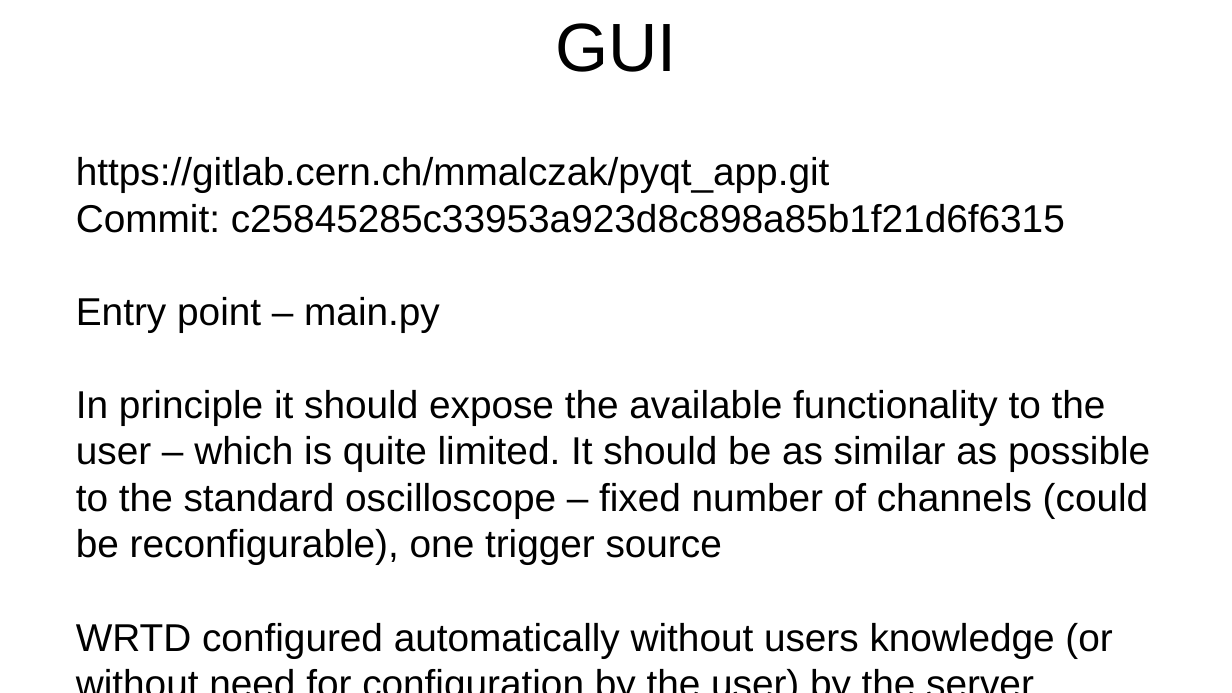
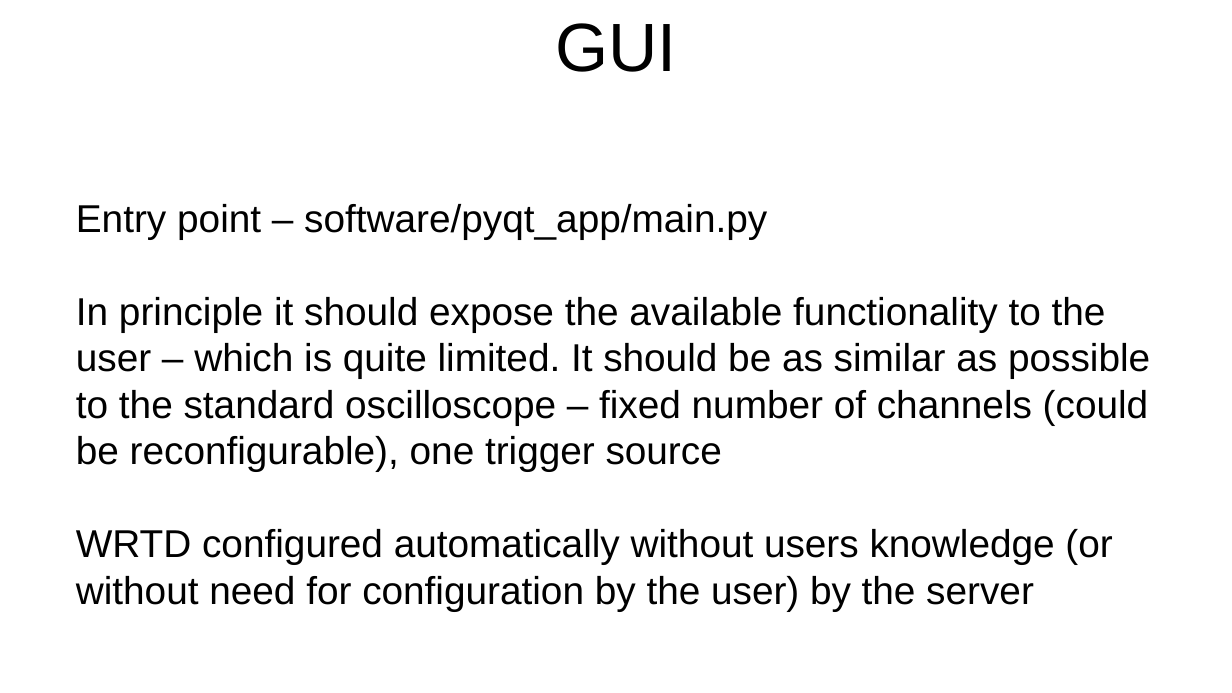
Before and after one commit to mmalczak/distributed-oscilloscope, a slide deck: slide 18 of documentation/review.odp. Drawn at 1232x693 pixels with LibreOffice and Linux fonts; fonts in the diff are those of the drawing. Boxes give left, top, right and bottom in pixels: in the first picture for what was removed or moved away, otherwise in the second. Text is boxed around its words. In the diff, an @@ line names an element or a change of style, - is before the commit and + after.

```diff
--- a/documentation/review.odp
+++ b/documentation/review.odp
@@ subtitle at box(76, 204, 767, 239): text changed @@
-https://gitlab.cern.ch/mmalczak/pyqt_app.git
-Commit: c25845285c33953a923d8c898a85b1f21d6f6315
-Entry point – main.py
+Entry point – software/pyqt_app/main.py
```
Also in this commit, not shown: 6 other slides changed.
